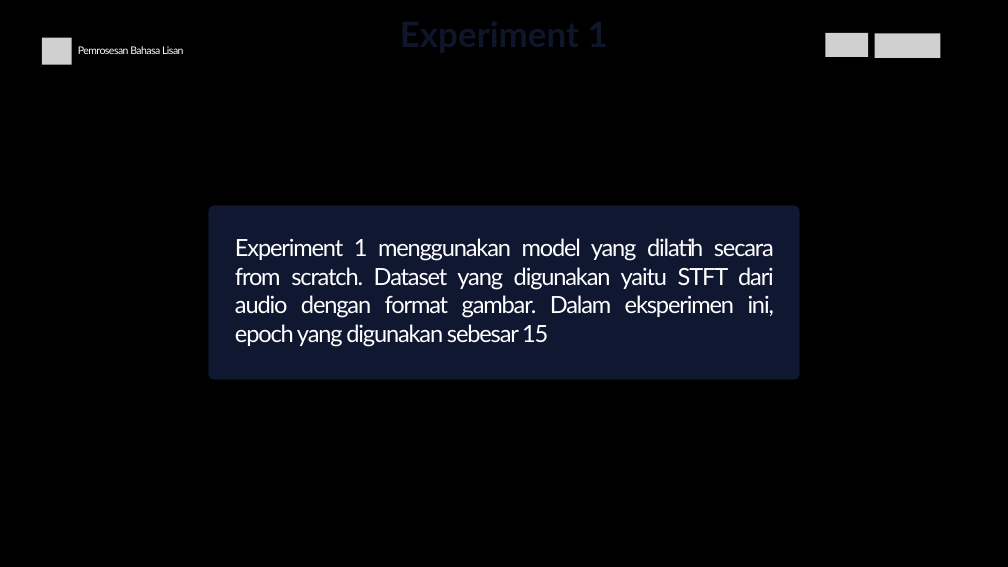
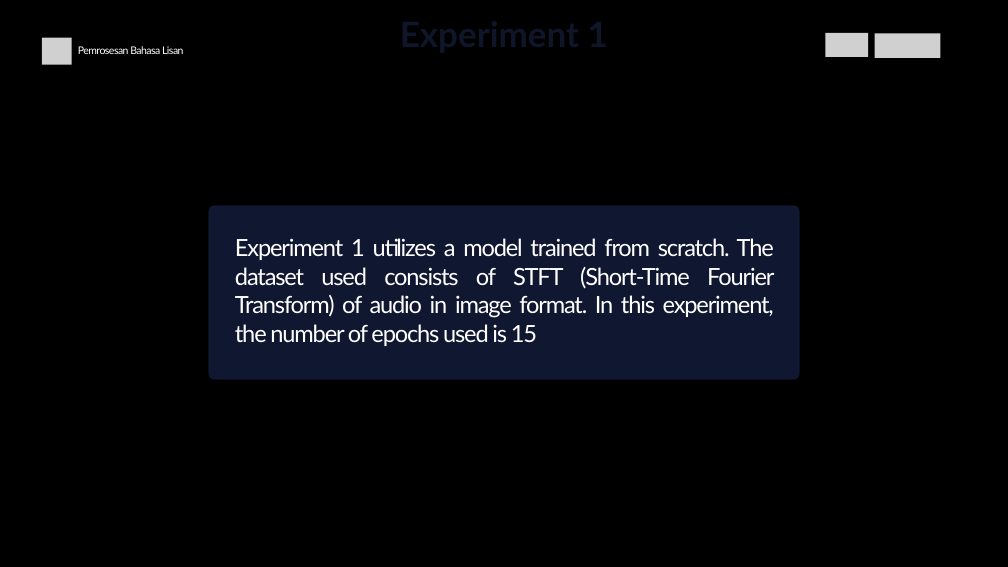
Before and after one commit to dhekmass12/mass-shooting-detector, a slide deck: slide 16 of Mass Shooting Detector.pptx. Drawn at 1008x567 pixels with LibreOffice and Linux fonts; fonts in the diff are those of the drawing; grey boxes stand for pictures. Boxes give left, top, right and bottom in pixels: in the first picture for what was removed or moved away, otherwise in the second. Text is boxed around its words. In the diff, an @@ line names an element or a change of style, - is before the commit and + after.

```diff
--- a/Mass Shooting Detector.pptx
+++ b/Mass Shooting Detector.pptx
@@ text at (x1=235, y1=238, x2=774, y2=346): text changed @@
-Experiment 1 menggunakan model yang dilatih secara from scratch. Dataset yang digunakan yaitu STFT dari audio dengan format gambar. Dalam eksperimen ini, epoch yang digunakan sebesar 15
+Experiment 1 utilizes a model trained from scratch. The dataset used consists of STFT (Short-Time Fourier Transform) of audio in image format. In this experiment, the number of epochs used is 15
```
Also in this commit, not shown: 10 other slides changed, 1 slide added, 1 slide removed.
